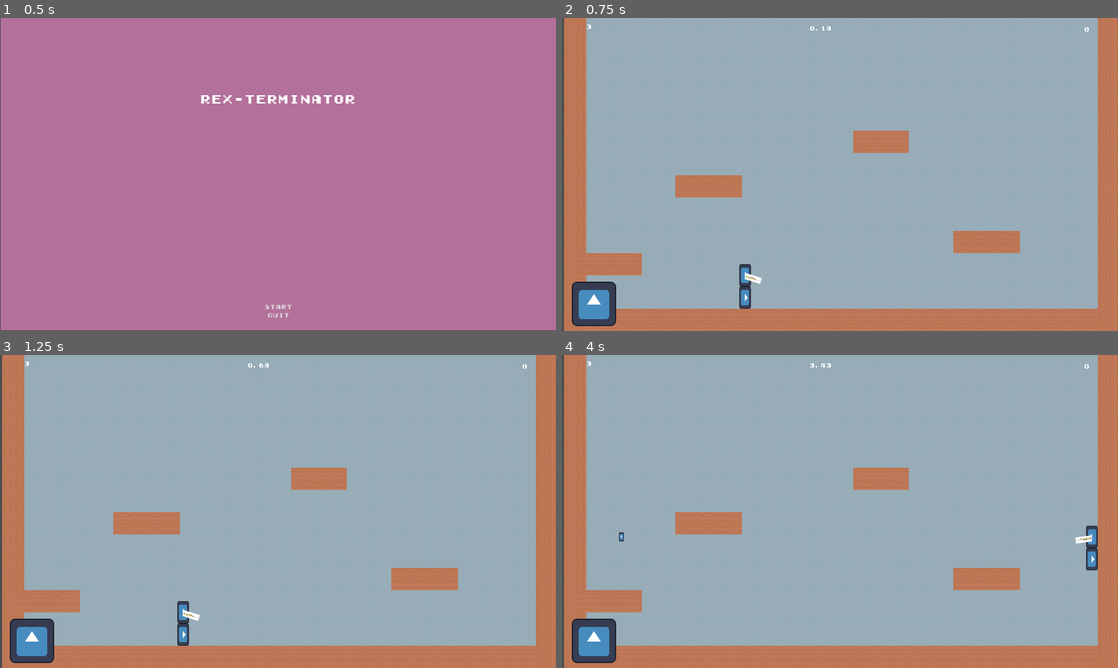
Above: before the commit, frames 1-4 (two rows, left to right).
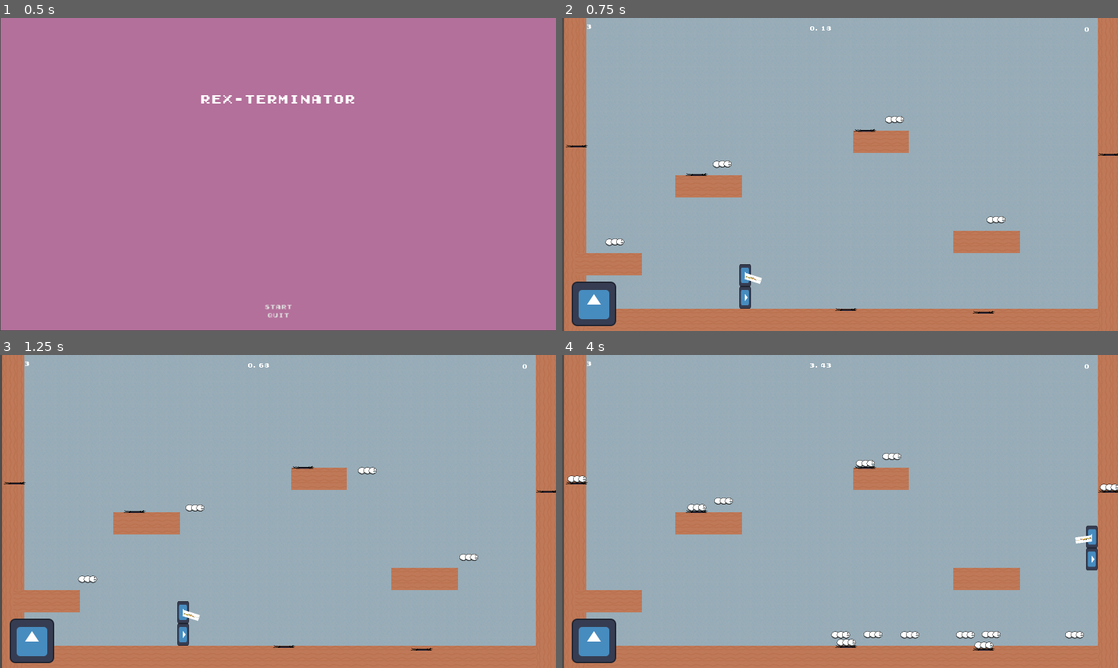
Above: after the commit, the same moments.

Repository: deruitda/ludum-dare-56
Game: Godot game, scene res://scenes/core/main.tscn
The game is run twice, just before and just after one commit, with the same random seed, the same clock (stepped at 60 frames per second) and the same inputs. The engine's default icon, where the game draws it, is replaced by a stand-in: a white triangle on a blue panel in a dark square.
Inputs (mouse positions are in pixels of both pictures, inside the frame that each line leads up to):
- Up to frame 1 (0.5 s): no input
- Up to frame 2 (0.75 s): click "Start" at 0.5 s
- Up to frame 3 (1.25 s): no input
- Up to frame 4 (4 s): move the mouse to (962, 495) at 1.27 s; hold D (move_right) 1.28-2.78 s; click (962, 495) at 1.35 s; tap Space (jump) at 1.52, 2.27, 3.77 s; move the mouse to (728, 527) at 2.02 s; click (728, 527) at 2.1 s; move the mouse to (895, 442) at 2.77 s; hold A (move_left) 2.78-3.53 s; click (895, 442) at 2.85 s; move the mouse to (812, 574) at 3.52 s; hold D (move_right) from 3.53 s (still down); click (812, 574) at 3.6 s

Frame 1 is identical in both runs. In frame 2, 0.4% of the frame differs, in the area x 0-100%, y 31-95%; in frame 3, 0.4%; in frame 4, 1.1%.

Commit message:
Spawners and sprites

Diff:
--- a/globals/signal_bus.gd
+++ b/globals/signal_bus.gd
@@ -11,3 +11,5 @@
 signal create_bullet(bullet: Bullet)
 
 signal equip_item(new_texture)
+
+signal spawn_enemy(scene: PackedScene, location: Vector2)
--- a/level_loader.gd
+++ /dev/null
@@ -1,15 +0,0 @@
-extends Node2D
-class_name LevelLoader
-
-@export var current_level : PackedScene
-
-# Called when the node enters the scene tree for the first time.
-func _ready() -> void:
-	SignalBus.start_game.connect(on_load_level) # Replace with function body.
-
-func on_load_level() -> void:
-	add_child(current_level.instantiate())
-
-# Called every frame. 'delta' is the elapsed time since the previous frame.
-func _process(delta: float) -> void:
-	pass
--- /dev/null
+++ b/scenes/core/enemy_spawner.gd
@@ -0,0 +1,13 @@
+extends Node2D
+
+
+# Called when the node enters the scene tree for the first time.
+func _ready() -> void:
+	SignalBus.spawn_enemy.connect(spawn_enemy)
+
+
+# Called every frame. 'delta' is the elapsed time since the previous frame.
+func spawn_enemy(scene: PackedScene, pos: Vector2) -> void:
+	var enemy = scene.instantiate()
+	enemy.set_global_position(pos)
+	get_parent().add_child(enemy)
--- /dev/null
+++ b/scenes/core/enemy_spawner.tscn
@@ -0,0 +1,6 @@
+[gd_scene load_steps=2 format=3 uid="uid://b4shxvhahtanx"]
+
+[ext_resource type="Script" path="res://scenes/core/enemy_spawner.gd" id="1_vpyud"]
+
+[node name="EnemySpawner" type="Node2D"]
+script = ExtResource("1_vpyud")
--- a/scenes/core/follow_cam.gd
+++ b/scenes/core/follow_cam.gd
@@ -5,9 +5,11 @@
 var min_y_pos: float = -450
 
 func _process(delta: float) -> void:
+
+	if !follow_target:
+		return
+
 	global_position.y = lerp(global_position.y, follow_target.global_position.y, weight)
 
 	if global_position.y > min_y_pos:
 		global_position.y = min_y_pos
-
-	print(global_position)
--- a/scenes/core/level_loader.tscn
+++ b/scenes/core/level_loader.tscn
@@ -1,6 +1,22 @@
-[gd_scene load_steps=2 format=3 uid="uid://b5el3jwkv0lvc"]
+[gd_scene load_steps=2 format=3 uid="uid://dfoafn5wo61np"]
 
-[ext_resource type="Script" path="res://level_loader.gd" id="1_jduhx"]
+[sub_resource type="GDScript" id="GDScript_8rud1"]
+script/source = "extends Node2D
+class_name LevelLoader
+
+@export var current_level : PackedScene
+
+# Called when the node enters the scene tree for the first time.
+func _ready() -> void:
+	SignalBus.start_game.connect(on_load_level) # Replace with function body.
+
+func on_load_level() -> void:
+	add_child(current_level.instantiate())
+
+# Called every frame. 'delta' is the elapsed time since the previous frame.
+func _process(delta: float) -> void:
+	pass
+"
 
 [node name="LevelLoader" type="Node2D"]
-script = ExtResource("1_jduhx")
+script = SubResource("GDScript_8rud1")
--- a/scenes/core/main.tscn
+++ b/scenes/core/main.tscn
@@ -1,10 +1,9 @@
-[gd_scene load_steps=6 format=3 uid="uid://3tbnum67fnc7"]
+[gd_scene load_steps=5 format=3 uid="uid://3tbnum67fnc7"]
 
 [ext_resource type="PackedScene" uid="uid://56t0wxwth7ya" path="res://scenes/core/ui.tscn" id="1_7wot7"]
 [ext_resource type="PackedScene" uid="uid://dva4inhwc7dta" path="res://scenes/core/world.tscn" id="2_6cr2y"]
 [ext_resource type="Script" path="res://scenes/core/ui.gd" id="2_ho8lm"]
 [ext_resource type="PackedScene" uid="uid://blk02h2fepm4b" path="res://scenes/core/start_menu.tscn" id="3_dmdf0"]
-[ext_resource type="Script" path="res://scenes/core/world.gd" id="4_6guud"]
 
 [node name="Main" type="Node2D"]
 
@@ -14,4 +13,3 @@
 [node name="StartMenu" parent="Ui" instance=ExtResource("3_dmdf0")]
 
 [node name="World" parent="." instance=ExtResource("2_6cr2y")]
-script = ExtResource("4_6guud")
--- a/scenes/core/world.gd
+++ b/scenes/core/world.gd
@@ -1,13 +1,14 @@
 extends Node2D
+class_name World
 
-@export var main_menu : PackedScene
-
-
+@export var current_level : PackedScene
 
 # Called when the node enters the scene tree for the first time.
 func _ready() -> void:
-	pass # Replace with function body.
+	SignalBus.start_game.connect(on_load_level) # Replace with function body.
 
+func on_load_level() -> void:
+	add_child(current_level.instantiate())
 
 # Called every frame. 'delta' is the elapsed time since the previous frame.
 func _process(delta: float) -> void:
--- a/scenes/core/world.tscn
+++ b/scenes/core/world.tscn
@@ -1,9 +1,8 @@
 [gd_scene load_steps=3 format=3 uid="uid://dva4inhwc7dta"]
 
-[ext_resource type="PackedScene" uid="uid://b5el3jwkv0lvc" path="res://scenes/core/level_loader.tscn" id="1_v1j8c"]
+[ext_resource type="Script" path="res://scenes/core/world.gd" id="1_it8km"]
 [ext_resource type="PackedScene" uid="uid://cwaxfr5h3o4rx" path="res://scenes/levels/termite_extermination.tscn" id="2_b16em"]
 
 [node name="World" type="Node2D"]
-
-[node name="LevelLoader" parent="." instance=ExtResource("1_v1j8c")]
+script = ExtResource("1_it8km")
 current_level = ExtResource("2_b16em")
--- /dev/null
+++ b/scenes/enemies/spawn_point.tscn
@@ -0,0 +1,6 @@
+[gd_scene load_steps=2 format=3 uid="uid://csbns784pk2av"]
+
+[ext_resource type="Script" path="res://scenes/enemies/spawner.gd" id="1_xln35"]
+
+[node name="SpawnPoint" type="Node2D"]
+script = ExtResource("1_xln35")
--- /dev/null
+++ b/scenes/enemies/spawner.gd
@@ -0,0 +1,11 @@
+extends Node2D
+
+@export var scene : PackedScene
+@export var timer : Timer
+
+func _ready() -> void:
+	timer.timeout.connect(_on_spawn_timer_timeout)
+
+func _on_spawn_timer_timeout() -> void:
+	print("times up")
+	SignalBus.spawn_enemy.emit(scene, global_position)
--- a/scenes/enemies/termite_larvae.tscn
+++ b/scenes/enemies/termite_larvae.tscn
@@ -1,17 +1,74 @@
-[gd_scene load_steps=9 format=3 uid="uid://nuahsfm77qjp"]
+[gd_scene load_steps=17 format=3 uid="uid://nuahsfm77qjp"]
 
 [ext_resource type="PackedScene" uid="uid://dqgxt6ms0uyu8" path="res://scenes/entity_composition/health_component.tscn" id="1_38jc2"]
 [ext_resource type="Script" path="res://scenes/enemies/termite_larvae.gd" id="1_l1k41"]
-[ext_resource type="Texture2D" uid="uid://co01gstpumt0c" path="res://icon.svg" id="2_7u467"]
 [ext_resource type="PackedScene" uid="uid://can23048py54m" path="res://scenes/entity_composition/hurt_box.tscn" id="3_dfm05"]
 [ext_resource type="PackedScene" uid="uid://b6xwdcloo2sce" path="res://scenes/bullet_emitter/bullet_emitter.tscn" id="5_6upq0"]
 [ext_resource type="Script" path="res://scenes/entity_composition/velocity_component.gd" id="5_b7uhe"]
+[ext_resource type="Texture2D" uid="uid://wc4vc15cxwf4" path="res://assets/sprites/termite-larvae/termite-larvae-crawl-sheet.png" id="6_0w3vn"]
 
 [sub_resource type="RectangleShape2D" id="RectangleShape2D_bqby1"]
 size = Vector2(64, 64)
 
 [sub_resource type="RectangleShape2D" id="RectangleShape2D_rdvc8"]
 size = Vector2(64, 64)
+
+[sub_resource type="AtlasTexture" id="AtlasTexture_vi5to"]
+atlas = ExtResource("6_0w3vn")
+region = Rect2(0, 0, 64, 64)
+
+[sub_resource type="AtlasTexture" id="AtlasTexture_giyt4"]
+atlas = ExtResource("6_0w3vn")
+region = Rect2(64, 0, 64, 64)
+
+[sub_resource type="AtlasTexture" id="AtlasTexture_ie8b6"]
+atlas = ExtResource("6_0w3vn")
+region = Rect2(128, 0, 64, 64)
+
+[sub_resource type="AtlasTexture" id="AtlasTexture_7edo8"]
+atlas = ExtResource("6_0w3vn")
+region = Rect2(192, 0, 64, 64)
+
+[sub_resource type="AtlasTexture" id="AtlasTexture_ke5dx"]
+atlas = ExtResource("6_0w3vn")
+region = Rect2(256, 0, 64, 64)
+
+[sub_resource type="AtlasTexture" id="AtlasTexture_16486"]
+atlas = ExtResource("6_0w3vn")
+region = Rect2(320, 0, 64, 64)
+
+[sub_resource type="AtlasTexture" id="AtlasTexture_biwvk"]
+atlas = ExtResource("6_0w3vn")
+region = Rect2(384, 0, 64, 64)
+
+[sub_resource type="SpriteFrames" id="SpriteFrames_4wioa"]
+animations = [{
+"frames": [{
+"duration": 1.0,
+"texture": SubResource("AtlasTexture_vi5to")
+}, {
+"duration": 1.0,
+"texture": SubResource("AtlasTexture_giyt4")
+}, {
+"duration": 1.0,
+"texture": SubResource("AtlasTexture_ie8b6")
+}, {
+"duration": 1.0,
+"texture": SubResource("AtlasTexture_7edo8")
+}, {
+"duration": 1.0,
+"texture": SubResource("AtlasTexture_ke5dx")
+}, {
+"duration": 1.0,
+"texture": SubResource("AtlasTexture_16486")
+}, {
+"duration": 1.0,
+"texture": SubResource("AtlasTexture_biwvk")
+}],
+"loop": true,
+"name": &"crawl",
+"speed": 10.0
+}]
 
 [node name="TermiteLarvae" type="CharacterBody2D" node_paths=PackedStringArray("velocity_component", "toggle_direction_timer")]
 collision_layer = 8
@@ -24,10 +81,6 @@
 
 [node name="CollisionShape2D" type="CollisionShape2D" parent="."]
 shape = SubResource("RectangleShape2D_bqby1")
-
-[node name="Sprite2D" type="Sprite2D" parent="."]
-scale = Vector2(0.5, 0.5)
-texture = ExtResource("2_7u467")
 
 [node name="HealthComponent" parent="." instance=ExtResource("1_38jc2")]
 
@@ -50,4 +103,10 @@
 [node name="DefaultToggleDirectionTimer" type="Timer" parent="VelocityComponent"]
 wait_time = 5.0
 
+[node name="AnimatedSprite2D" type="AnimatedSprite2D" parent="."]
+sprite_frames = SubResource("SpriteFrames_4wioa")
+animation = &"crawl"
+autoplay = "crawl"
+frame_progress = 0.682746
+
 [connection signal="died" from="HealthComponent" to="." method="_on_died"]
--- /dev/null
+++ b/scenes/enemies/termite_larvae_spawner.gd
@@ -0,0 +1,15 @@
+extends Node2D
+
+var is_spawning : bool = false
+
+func _ready() -> void:
+	$SpawnTimer.timeout.connect(_on_larvae_timer_timeout)
+
+func _process(delta: float) -> void:
+	print($AnimatedSprite2D.animation)
+	if $AnimatedSprite2D.animation == "spawn" && $AnimatedSprite2D.is_playing() == false:
+		$AnimatedSprite2D.play("idle")
+
+func _on_larvae_timer_timeout() -> void:
+	is_spawning = true
+	$AnimatedSprite2D.play("spawn")
--- /dev/null
+++ b/scenes/enemies/termite_larvae_spawner.tscn
@@ -0,0 +1,85 @@
+[gd_scene load_steps=14 format=3 uid="uid://c3g5a3xfhtd4p"]
+
+[ext_resource type="PackedScene" uid="uid://csbns784pk2av" path="res://scenes/enemies/spawn_point.tscn" id="1_5dkbs"]
+[ext_resource type="Texture2D" uid="uid://qwwnc0xotr4o" path="res://assets/sprites/spawns/spawn_base.png" id="1_54vvr"]
+[ext_resource type="Script" path="res://scenes/enemies/termite_larvae_spawner.gd" id="1_rmjpb"]
+[ext_resource type="PackedScene" uid="uid://nuahsfm77qjp" path="res://scenes/enemies/termite_larvae.tscn" id="2_hrru3"]
+[ext_resource type="Texture2D" uid="uid://cu7xkye1jeyyt" path="res://assets/sprites/spawns/spawn_termite_larvae.png" id="2_wylgj"]
+
+[sub_resource type="AtlasTexture" id="AtlasTexture_lgyp3"]
+atlas = ExtResource("1_54vvr")
+region = Rect2(0, 0, 64, 64)
+
+[sub_resource type="AtlasTexture" id="AtlasTexture_4h6fv"]
+atlas = ExtResource("2_wylgj")
+region = Rect2(0, 0, 64, 64)
+
+[sub_resource type="AtlasTexture" id="AtlasTexture_7lrro"]
+atlas = ExtResource("2_wylgj")
+region = Rect2(64, 0, 64, 64)
+
+[sub_resource type="AtlasTexture" id="AtlasTexture_ywqlw"]
+atlas = ExtResource("2_wylgj")
+region = Rect2(128, 0, 64, 64)
+
+[sub_resource type="AtlasTexture" id="AtlasTexture_t2m7v"]
+atlas = ExtResource("2_wylgj")
+region = Rect2(192, 0, 64, 64)
+
+[sub_resource type="AtlasTexture" id="AtlasTexture_vhd0s"]
+atlas = ExtResource("2_wylgj")
+region = Rect2(256, 0, 64, 64)
+
+[sub_resource type="AtlasTexture" id="AtlasTexture_fvyxj"]
+atlas = ExtResource("2_wylgj")
+region = Rect2(320, 0, 64, 64)
+
+[sub_resource type="SpriteFrames" id="SpriteFrames_vm2m7"]
+animations = [{
+"frames": [{
+"duration": 1.0,
+"texture": SubResource("AtlasTexture_lgyp3")
+}],
+"loop": true,
+"name": &"idle",
+"speed": 5.0
+}, {
+"frames": [{
+"duration": 1.0,
+"texture": SubResource("AtlasTexture_4h6fv")
+}, {
+"duration": 1.0,
+"texture": SubResource("AtlasTexture_7lrro")
+}, {
+"duration": 1.0,
+"texture": SubResource("AtlasTexture_ywqlw")
+}, {
+"duration": 1.0,
+"texture": SubResource("AtlasTexture_t2m7v")
+}, {
+"duration": 1.0,
+"texture": SubResource("AtlasTexture_vhd0s")
+}, {
+"duration": 1.0,
+"texture": SubResource("AtlasTexture_fvyxj")
+}],
+"loop": false,
+"name": &"spawn",
+"speed": 10.0
+}]
+
+[node name="TermiteLarvaeSpawner" type="Node2D"]
+script = ExtResource("1_rmjpb")
+
+[node name="Spawner" parent="." node_paths=PackedStringArray("timer") instance=ExtResource("1_5dkbs")]
+scene = ExtResource("2_hrru3")
+timer = NodePath("../SpawnTimer")
+
+[node name="AnimatedSprite2D" type="AnimatedSprite2D" parent="."]
+sprite_frames = SubResource("SpriteFrames_vm2m7")
+animation = &"spawn"
+autoplay = "idle"
+
+[node name="SpawnTimer" type="Timer" parent="."]
+wait_time = 3.0
+autostart = true
--- a/scenes/levels/termite_extermination.tscn
+++ b/scenes/levels/termite_extermination.tscn
@@ -1,27 +1,18 @@
-[gd_scene load_steps=6 format=4 uid="uid://cwaxfr5h3o4rx"]
+[gd_scene load_steps=9 format=4 uid="uid://cwaxfr5h3o4rx"]
 
 [ext_resource type="Texture2D" uid="uid://cyfxjev184uv2" path="res://assets/sprites/tiles/tile-sprite-sheet.png" id="1_h3i4u"]
 [ext_resource type="PackedScene" uid="uid://cofh4isrtksv4" path="res://scenes/player/player.tscn" id="1_h4sor"]
 [ext_resource type="PackedScene" uid="uid://ck6yxuie4bs3n" path="res://scenes/core/follow_cam.tscn" id="1_jtnxx"]
+[ext_resource type="PackedScene" uid="uid://nuahsfm77qjp" path="res://scenes/enemies/termite_larvae.tscn" id="4_15n2w"]
+[ext_resource type="PackedScene" uid="uid://b4shxvhahtanx" path="res://scenes/core/enemy_spawner.tscn" id="5_4yp3j"]
+[ext_resource type="PackedScene" uid="uid://c3g5a3xfhtd4p" path="res://scenes/enemies/termite_larvae_spawner.tscn" id="6_qhfv5"]
 
 [sub_resource type="TileSetAtlasSource" id="TileSetAtlasSource_08vl4"]
 texture = ExtResource("1_h3i4u")
 texture_region_size = Vector2i(32, 32)
 1:0/0 = 0
-2:0/0 = 0
-3:0/0 = 0
 0:1/0 = 0
 0:1/0/physics_layer_1/polygon_0/points = PackedVector2Array(-16, -16, 16, -16, 16, 16, -16, 16)
-1:1/0 = 0
-2:1/0 = 0
-3:1/0 = 0
-2:7/0 = 0
-0:5/0 = 0
-1:2/0 = 0
-1:3/0 = 0
-1:4/0 = 0
-1:5/0 = 0
-2:5/0 = 0
 0:0/0 = 0
 0:0/0/physics_layer_0/polygon_0/points = PackedVector2Array(-16, -16, 16, -16, 16, 16, -16, 16)
 
@@ -48,3 +39,35 @@
 tile_map_data = PackedByteArray("AAAAAJ//AAAAAAAAAAAAAKD/AAAAAAAAAAAAAKH/AAAAAAAAAAAAAKL/AAAAAAAAAAAAAKP/AAAAAAAAAAAAAK …(77520 unchanged characters)…
 tile_set = SubResource("TileSet_5c4ou")
 rendering_quadrant_size = 32
+
+[node name="EnemySpawner" parent="." instance=ExtResource("5_4yp3j")]
+
+[node name="TermiteLarvaeSpawner" parent="." instance=ExtResource("6_qhfv5")]
+position = Vector2(811, -90)
+
+[node name="TermiteLarvae" parent="." instance=ExtResource("4_15n2w")]
+position = Vector2(1211, -321)
+
+[node name="TermiteLarvae2" parent="." instance=ExtResource("4_15n2w")]
+position = Vector2(114, -261)
+
+[node name="TermiteLarvae3" parent="." instance=ExtResource("4_15n2w")]
+position = Vector2(423, -494)
+
+[node name="TermiteLarvae4" parent="." instance=ExtResource("4_15n2w")]
+position = Vector2(919, -613)
+
+[node name="TermiteLarvaeSpawner2" parent="." instance=ExtResource("6_qhfv5")]
+position = Vector2(1568, -536)
+
+[node name="TermiteLarvaeSpawner3" parent="." instance=ExtResource("6_qhfv5")]
+position = Vector2(36, -560)
+
+[node name="TermiteLarvaeSpawner4" parent="." instance=ExtResource("6_qhfv5")]
+position = Vector2(1207, -82)
+
+[node name="TermiteLarvaeSpawner5" parent="." instance=ExtResource("6_qhfv5")]
+position = Vector2(381, -478)
+
+[node name="TermiteLarvaeSpawner6" parent="." instance=ExtResource("6_qhfv5")]
+position = Vector2(866, -605)
Binary file added: assets/sprites/spawns/spawn_base.png
Not shown, added: assets/sprites/spawns/spawn_base.png.import
